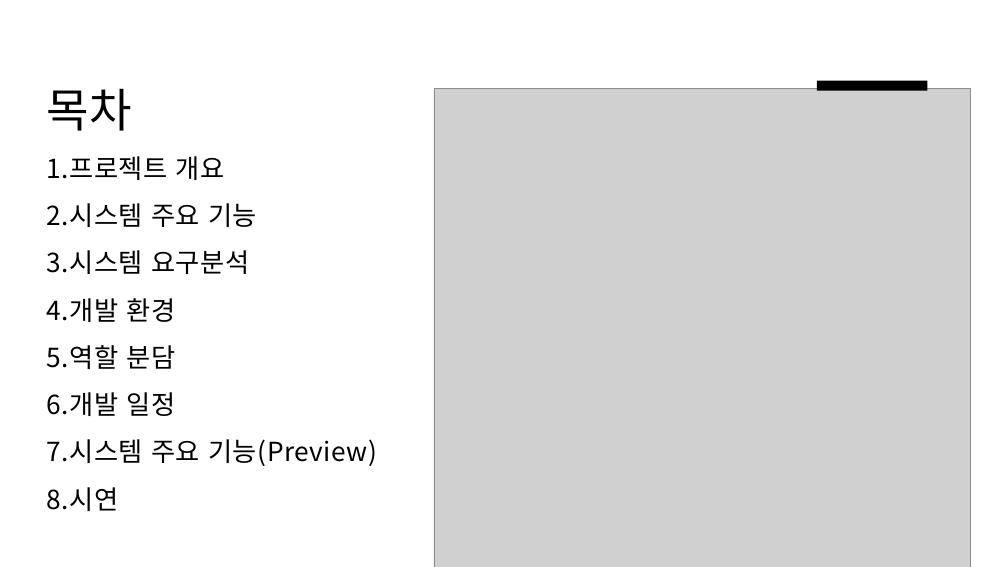
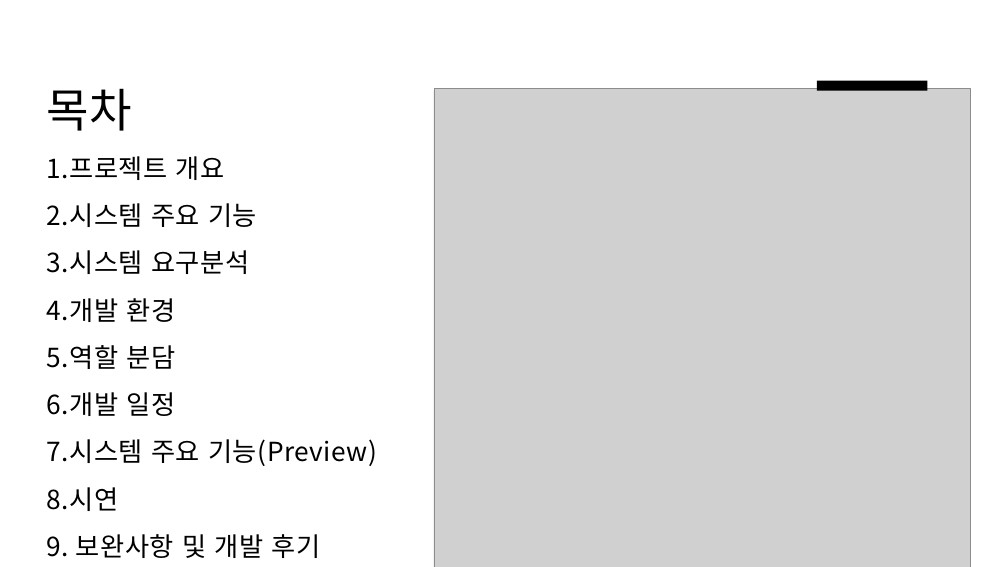
Before and after one commit to dltpgh98/CASS, a slide deck: slide 2 of TEAM CASS Projet ppt.pptx. Drawn at 1008x567 pixels with LibreOffice and Linux fonts; fonts in the diff are those of the drawing; grey boxes stand for pictures. Boxes give left, top, right and bottom in pixels: in the first picture for what was removed or moved away, otherwise in the second. Text is boxed around its words. In the diff, an @@ line names an element or a change of style, - is before the commit and + after.

```diff
--- a/TEAM CASS Projet ppt.pptx
+++ b/TEAM CASS Projet ppt.pptx
@@ title at [47,88,377,558]: text changed @@
-목차
-1.프로젝트 개요
-2.시스템 주요 기능
-3.시스템 요구분석
-4.개발 환경
-5.역할 분담
-6.개발 일정
-7.시스템 주요 기능(Preview)
-8.시연
+목차
+1.프로젝트 개요
+2.시스템 주요 기능
+3.시스템 요구분석
+4.개발 환경
+5.역할 분담
+6.개발 일정
+7.시스템 주요 기능(Preview)
+8.시연
+9. 보완사항 및 개발 후기
```
Also in this commit, not shown: 3 slides added, 24 other files.
